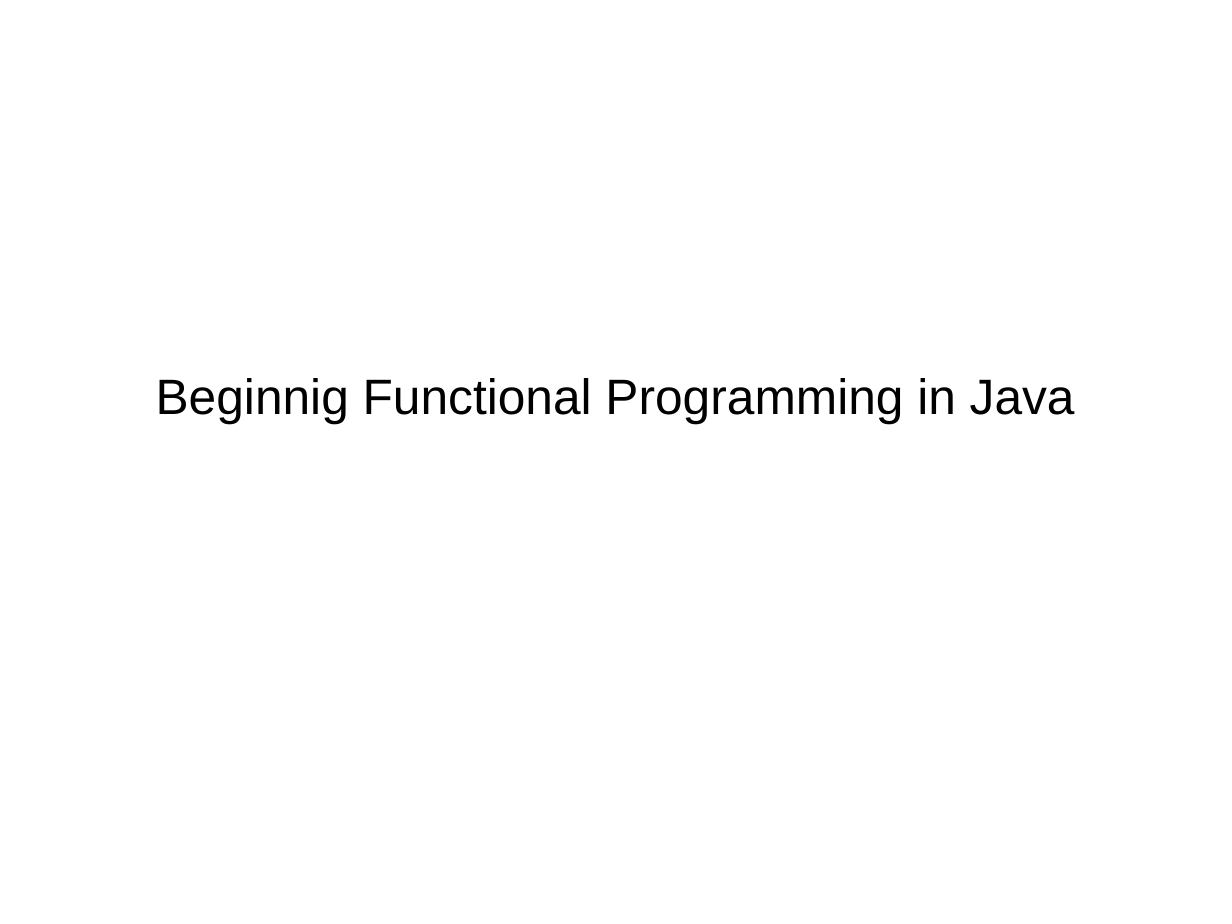
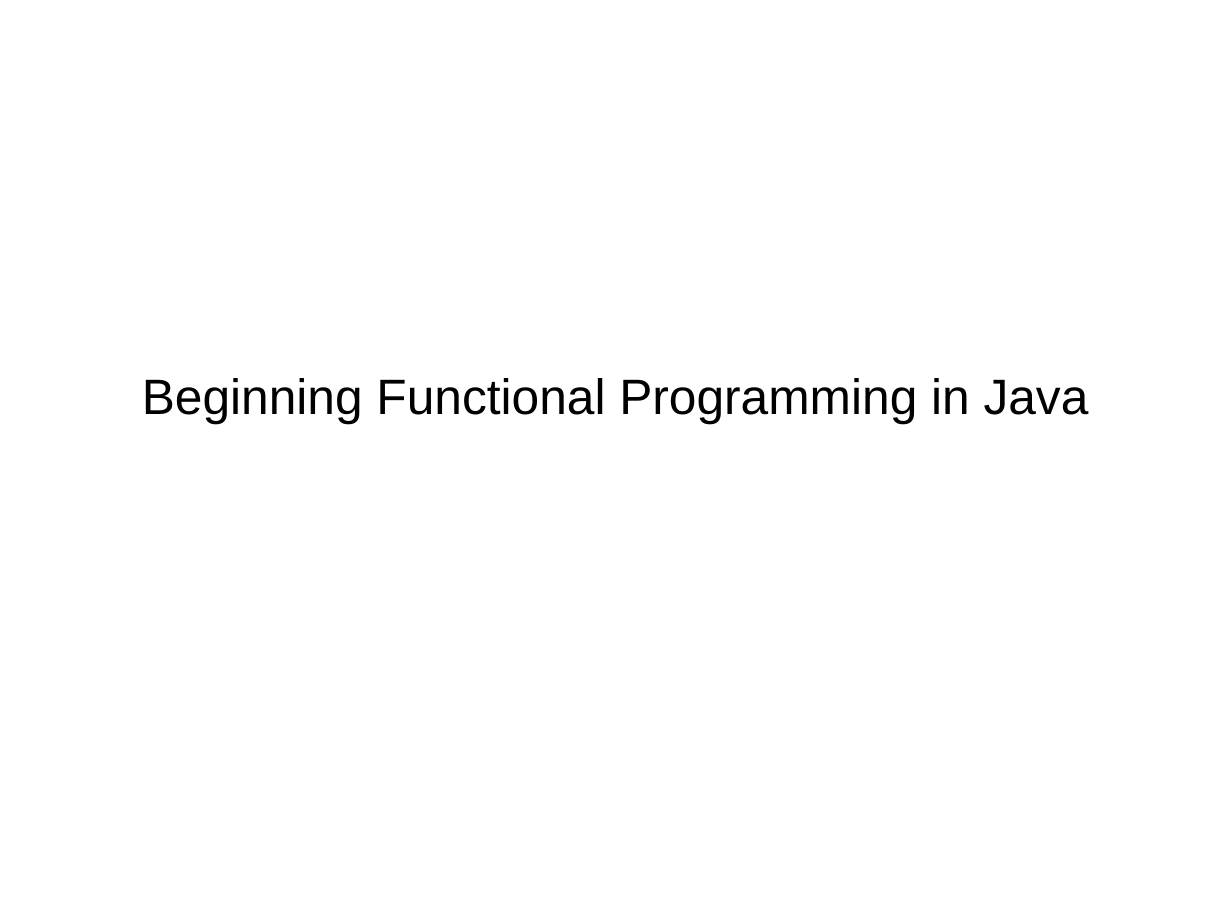
Before and after one commit to Koziolek/warsjawa_2014, a slide deck: slide 1 of beginning_fp/intro.odp. Drawn at 1232x924 pixels with LibreOffice and Linux fonts; fonts in the diff are those of the drawing. Boxes give left, top, right and bottom in pixels: in the first picture for what was removed or moved away, otherwise in the second. Text is boxed around its words. In the diff, an @@ line names an element or a change of style, - is before the commit and + after.

```diff
--- a/beginning_fp/intro.odp
+++ b/beginning_fp/intro.odp
@@ subtitle at (142, 378, 1089, 423): text changed @@
-Beginnig Functional Programming in Java
+Beginning Functional Programming in Java
```
Also in this commit, not shown: 1 other slide changed, 8 other files.
